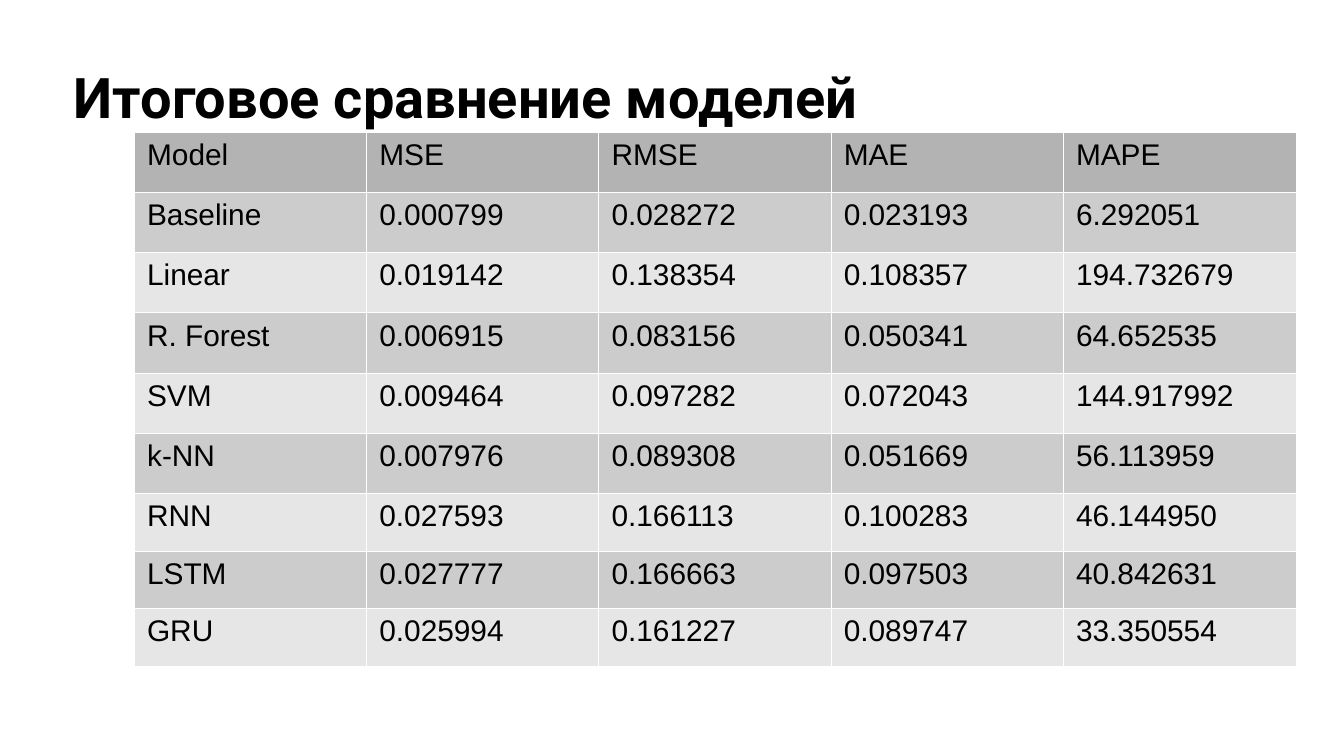
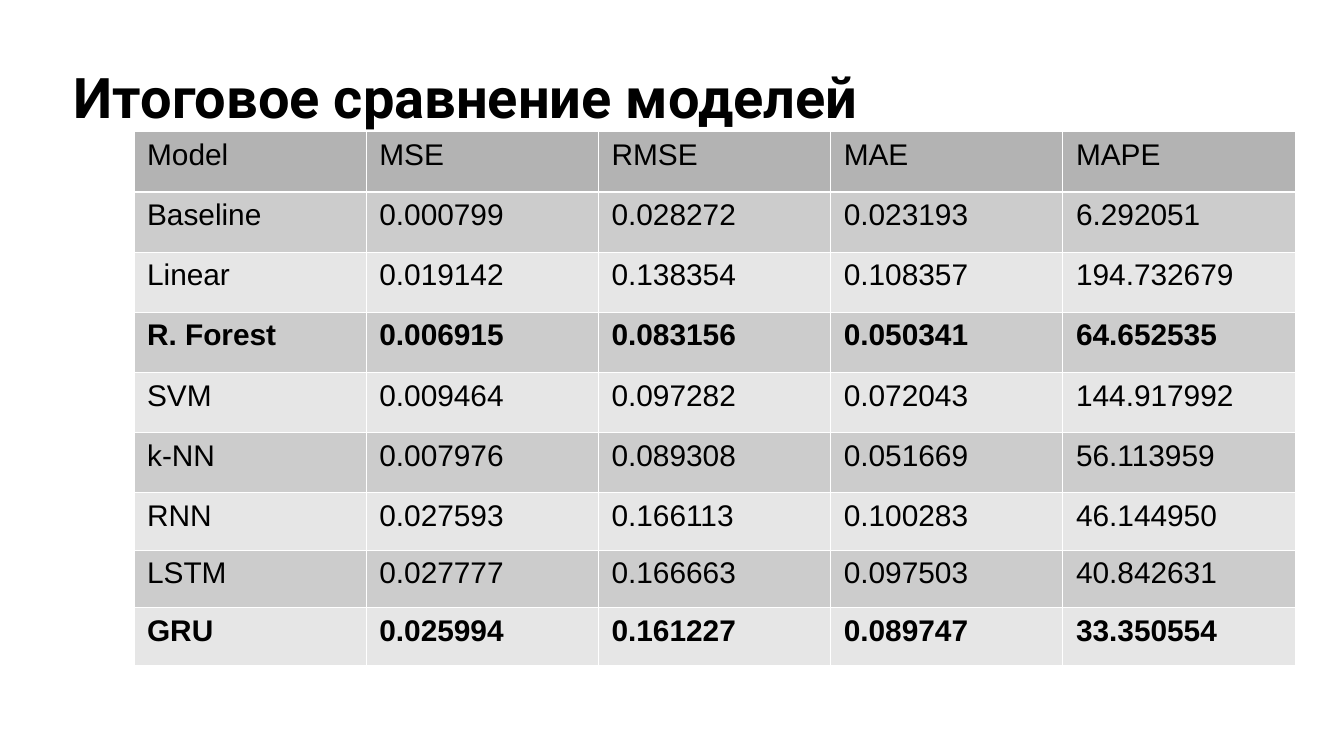
Before and after one commit to m0zart89/otus-ml-pro-2024-05, a slide deck: slide 30 of presentation.pptx. Drawn at 1344x756 pixels with LibreOffice and Linux fonts; fonts in the diff are those of the drawing; background and template pictures are left out. Boxes give left, top, right and bottom in pixels: in the first picture for what was removed or moved away, otherwise in the second. Text is boxed around its words. In the diff, an @@ line names an element or a change of style, - is before the commit and + after.

```diff
--- a/presentation.pptx
+++ b/presentation.pptx
@@ table at <box>134,132,1297,646</box> @@
@@ bold on in "R. Forest", "0.006915", "0.083156", "0.050341" and 6 more places @@
@@ borders changed @@
```
Also in this commit, not shown: 6 other slides changed, 1 slide added, 1 slide removed.
